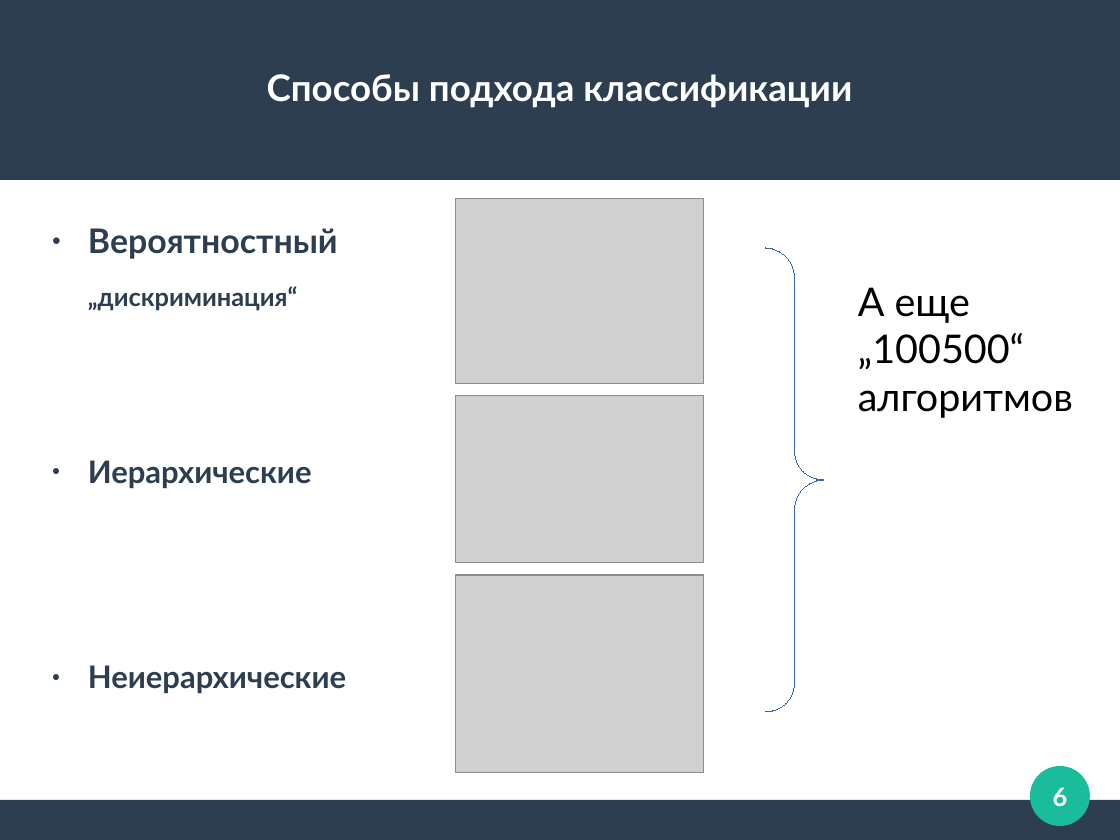
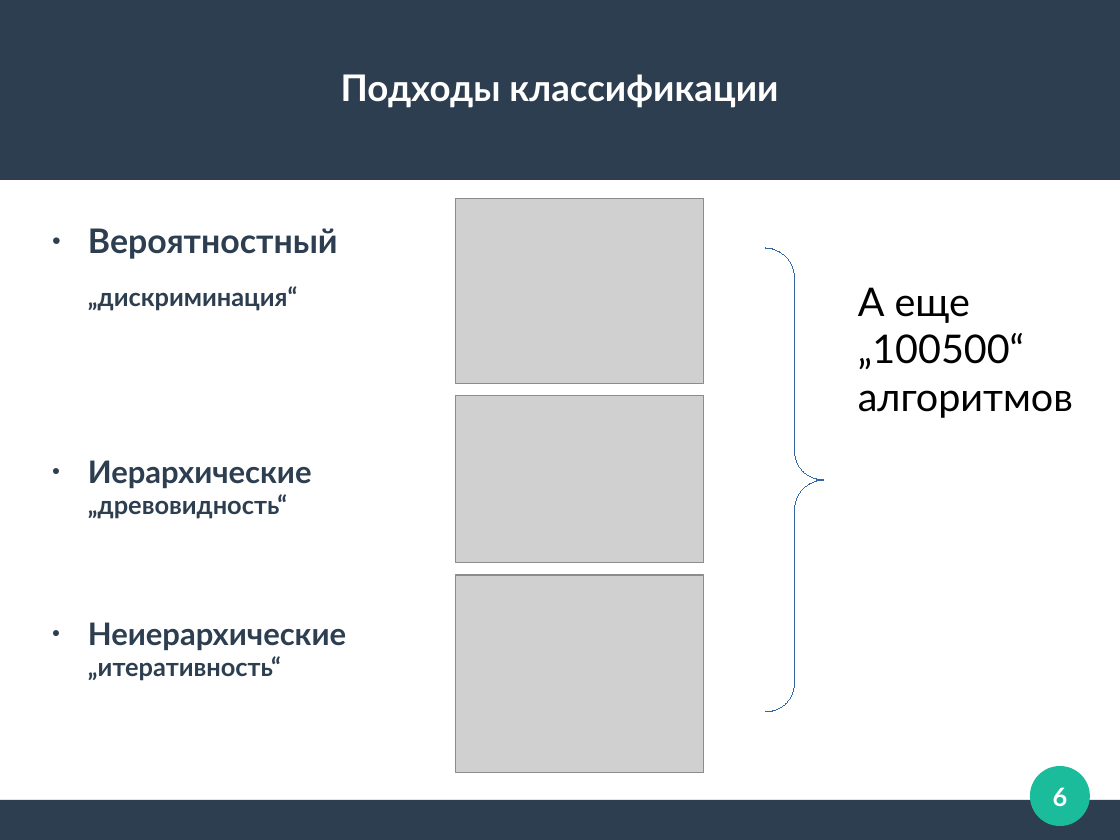
Before and after one commit to Nasty8k/University, a slide deck: slide 6 of TerVer/Cluster.odp. Drawn at 1120x840 pixels with LibreOffice and Linux fonts; fonts in the diff are those of the drawing; grey boxes stand for pictures. Boxes give left, top, right and bottom in pixels: in the first picture for what was removed or moved away, otherwise in the second. Text is boxed around its words. In the diff, an @@ line names an element or a change of style, - is before the commit and + after.

```diff
--- a/TerVer/Cluster.odp
+++ b/TerVer/Cluster.odp
@@ title at (x1=341, y1=74, x2=778, y2=108): text changed @@
-Способы подхода классификации
+Подходы классификации
@@ text at (x1=88, y1=460, x2=346, y2=681): text changed; size 22 to 18 pt @@
-● Иерархические
-● Неиерархические
+● Иерархические
+  „древовидность“
+● Неиерархические
+  „итеративность“
```
Also in this commit, not shown: 3 other slides changed.
